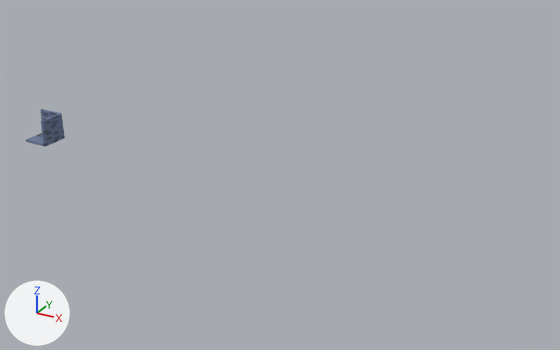
Renders of the FBX model Assets/BaseModels/corner.fbx from each side of a commit.
Rendered twice from a 50 mm lens placed at (76.47, -20.25, 10.57), pointed at (64.55, 1.42, -0.27). Every picture has the same lights, and +X, +Y and +Z are marked at lower left. Vertices at the same position are counted once.

The scene before the commit, as lines of its bpy script (objects in view):
```python
me_plane_027 = bpy.data.meshes.new('Plane.027')
me_plane_027.from_pydata(...)  # 1856 vertices, 2188 faces; spans x -1.0..0.01, y -1.0..0.01, z 0.0..1.0
# faces by material slot: [5, 29, 297, 780, 297, 780]
me_plane_027.materials.append(mat_dark_grey_025)  # dark blue #576078
me_plane_027.materials.append(mat_grey_029)  # blue #6f7d9d
me_plane_027.materials.append(mat_dark_grey_018)  # dark blue #576078
me_plane_027.materials.append(mat_grey_021)  # blue #6f7d9d
me_plane_027.materials.append(mat_dark_grey_019)  # dark blue #576078
me_plane_027.materials.append(mat_grey_022)  # blue #6f7d9d
ob_floor_023 = bpy.data.objects.new('floor.023', me_plane_027)
ob_floor_023.location = (56.0, 0.0, 0.0)
```
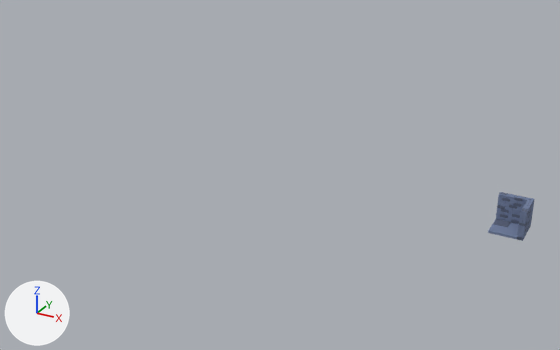
The edits, one by one:
Material 'dark grey.008' (mat_dark_grey_008) is new.
Its base color is (0.0953, 0.117, 0.188) (dark blue #576078).
Its roughness is 1.0.
Material 'grey.010' (mat_grey_010) is new.
Its base color is (0.159, 0.205, 0.337) (blue #6f7d9d).
Its roughness is 1.0.
Material 'dark grey.007' (mat_dark_grey_007) is new.
Its base color is (0.0953, 0.117, 0.188) (dark blue #576078).
Its roughness is 1.0.
Material 'grey.009' (mat_grey_009) is new.
Its base color is (0.159, 0.205, 0.337) (blue #6f7d9d).
Its roughness is 1.0.
me_plane_027 has 1856 vertices, 2188 faces and spans x -1.0..0.01, y -1.0..0.01, z 0.0..1.0.
me_plane_027 is used by ob_floor_023; location (56.0, 0.0, 0.0).
me_plane_027 part 1: the loose piece of 84 vertices spanning x -0.09..0.01, y -1.0..0.0, z 0.9..1.0 is copied, and the copy is moved by (0.088, 0.0, 0.0); it spans x -0.002..0.098, y -1.0..0.0, z 0.9..1.0.
me_plane_027 part 2: the loose piece of 84 vertices spanning x -1.0..0.0, y -0.09..0.01, z 0.9..1.0 is copied, and the copy is scaled about its middle by (1.1, 1, 1), then moved by (0.048, 0.089, 0.0); it spans x -1.002..0.098, y 0.0..0.1, z 0.9..1.0.
me_plane_027 now uses material mat_dark_grey_007 (dark blue #576078).
me_plane_027 now uses material mat_grey_009 (blue #6f7d9d).
me_plane_027 now uses material mat_dark_grey_008 (dark blue #576078).
me_plane_027 now uses material mat_grey_010 (blue #6f7d9d).
Object 'floor.023' (ob_floor_023) moves from (56.0, 0.0, 0.0) to (72.69, 3.23, -1.09).

Where the change shows, as pixel boxes (x1, y1, x2, y2) in the pictures (560 x 350 px):
'floor.023', reshaped, moved (20% wider, 28% taller): before (26, 109, 65, 147); after (488, 192, 535, 241)
part 1 of me_plane_027, added: after (524, 200, 534, 215)
part 2 of me_plane_027, added: after (500, 192, 535, 200)
